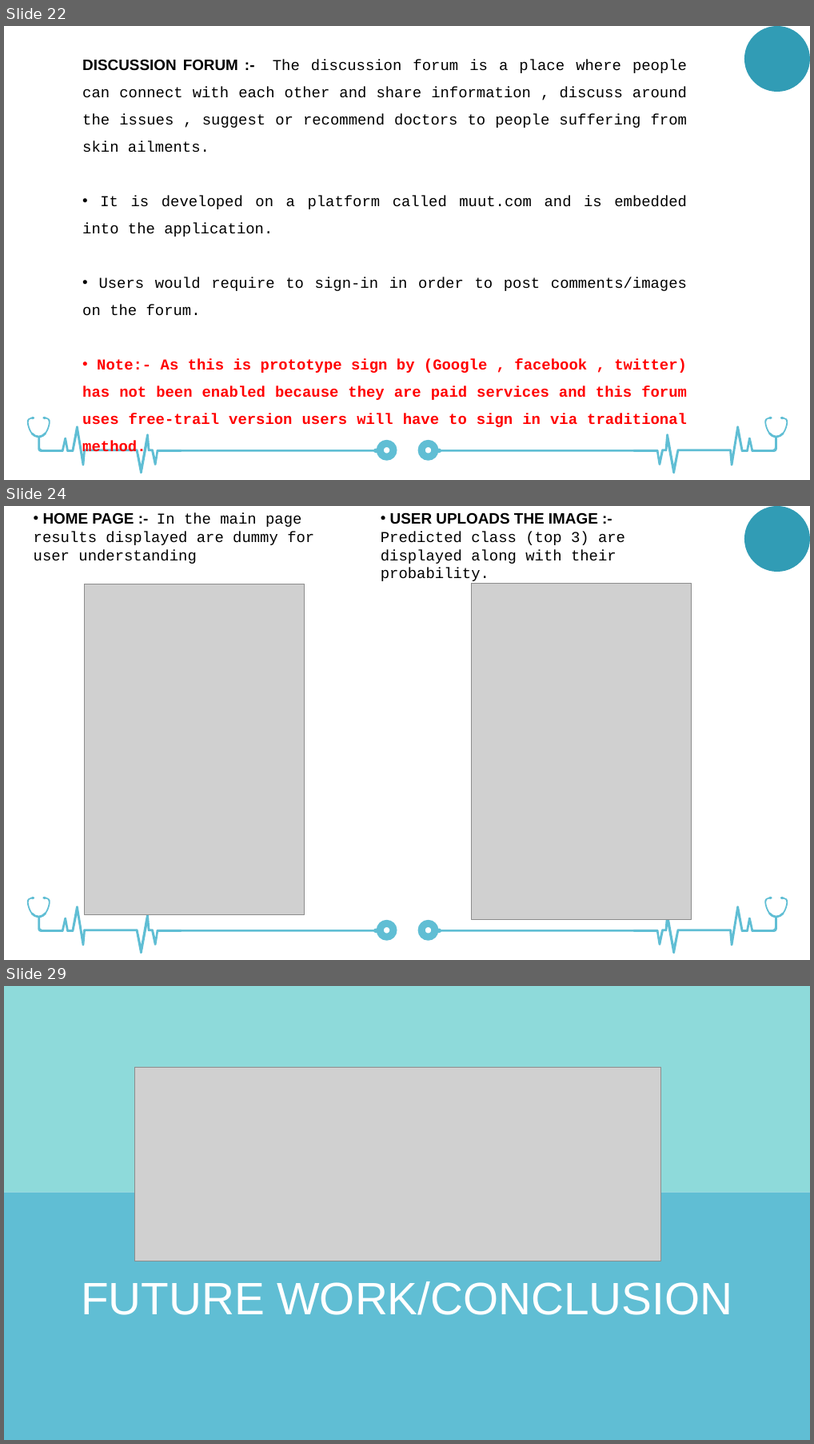
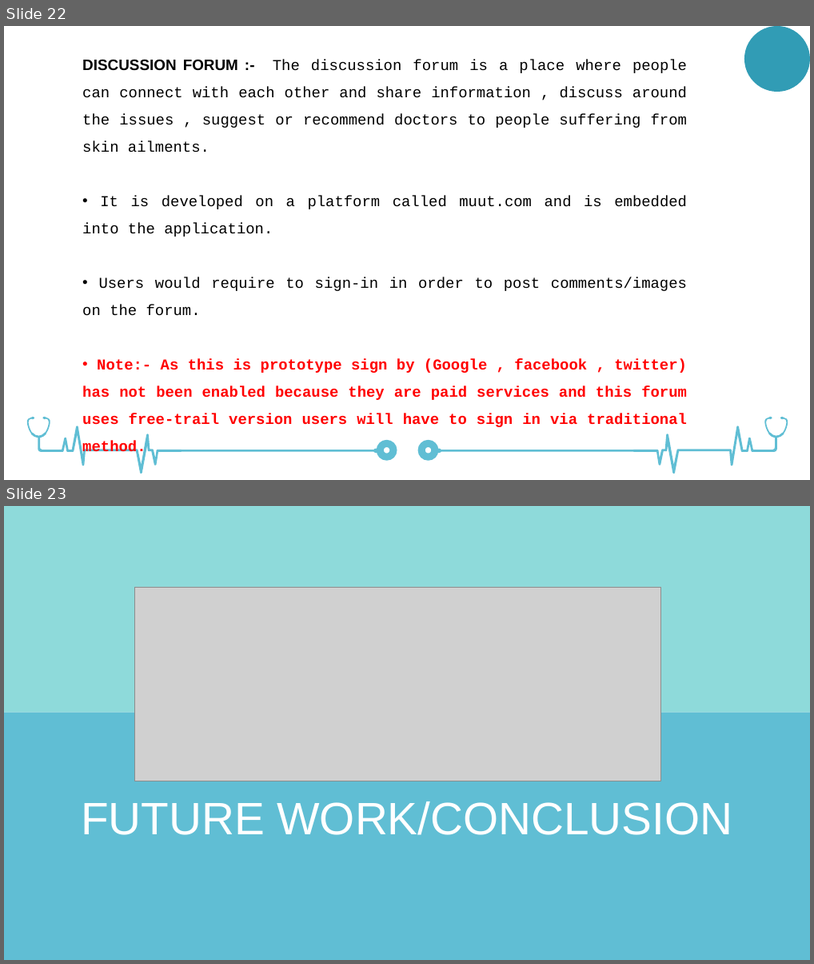
Before and after one commit to DHRUV6029/SkinSense, a slide deck: SKIN-SENSE-POWERPOINT.pptx. Shown one above the other, each under a label of ours: slides 22, 24 and 29 before the commit, slides 22 and 23 after it; the slides between them are not shown. The pictures are 814x1444 and 814x964 pixels, drawn with LibreOffice and Linux fonts; fonts in the diff are those of the drawing; grey boxes stand for pictures. Boxes give left, top, right and bottom in pixels: in the first picture for what was removed or moved away, otherwise in the second. Text is boxed around its words. In the diff, an @@ line names an element or a change of style, - is before the commit and + after.

```diff
--- a/SKIN-SENSE-POWERPOINT.pptx
+++ b/SKIN-SENSE-POWERPOINT.pptx
@@ slide 24 removed at [4,506,810,960], background #FFFFFF; not listed: 8 template elements that a slide beside it also shows @@
@@ text removed at [34,512,314,564] @@
-• HOME PAGE :- In the main page results displayed are dummy for user understanding
@@ text removed at [381,512,626,581] @@
-• USER UPLOADS THE IMAGE :- Predicted class (top 3) are displayed along with their probability.
@@ ellipse removed at [745,506,810,572] @@
@@ picture removed at [85,584,305,915] @@
@@ picture removed at [472,583,692,919] @@
@@ what was slide 29 is now slide 23 @@
```
Also in this commit, not shown: 2 slides changed, 5 other slides removed.
